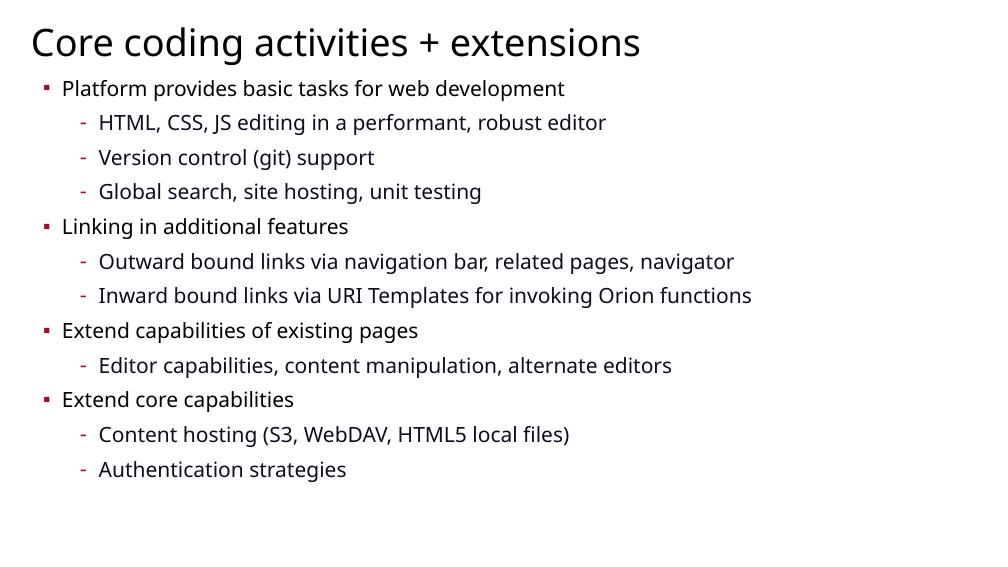
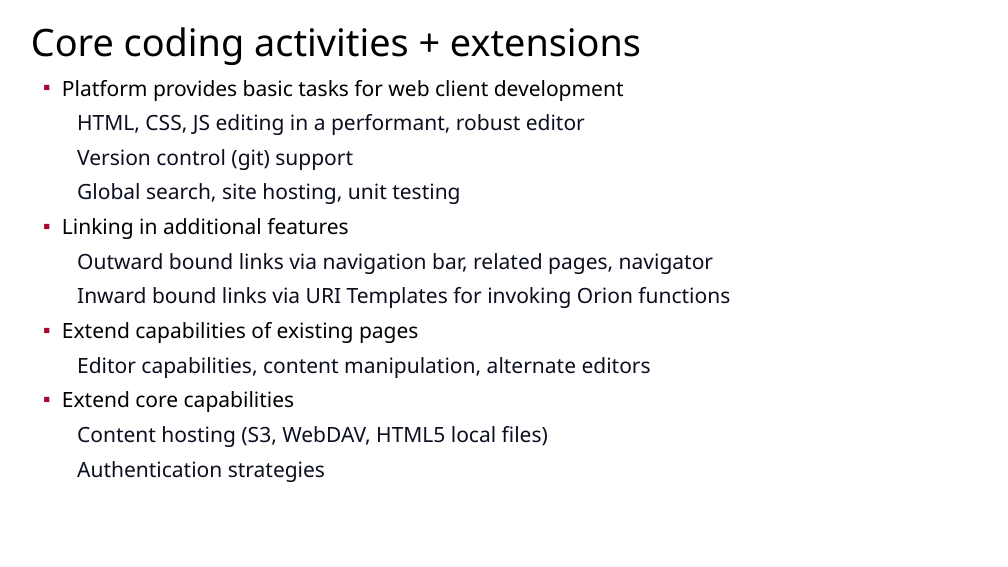
Before and after one commit to sfmccourt/oscon, a slide deck: slide 7 of osconorion.odp. Drawn at 1008x567 pixels with LibreOffice and Linux fonts; fonts in the diff are those of the drawing; background and template pictures are left out. Boxes give left, top, right and bottom in pixels: in the first picture for what was removed or moved away, otherwise in the second. Text is boxed around its words. In the diff, an @@ line names an element or a change of style, - is before the commit and + after.

```diff
--- a/osconorion.odp
+++ b/osconorion.odp
@@ text at (62, 80, 624, 101): text changed @@
-▪ Platform provides basic tasks for web development
+▪ Platform provides basic tasks for web client development
@@ text at (77, 114, 730, 482): bullet - to •; bullet colour #AA062C to #FFFFFF @@
```
Also in this commit, not shown: 10 other slides changed, 1 other file.
